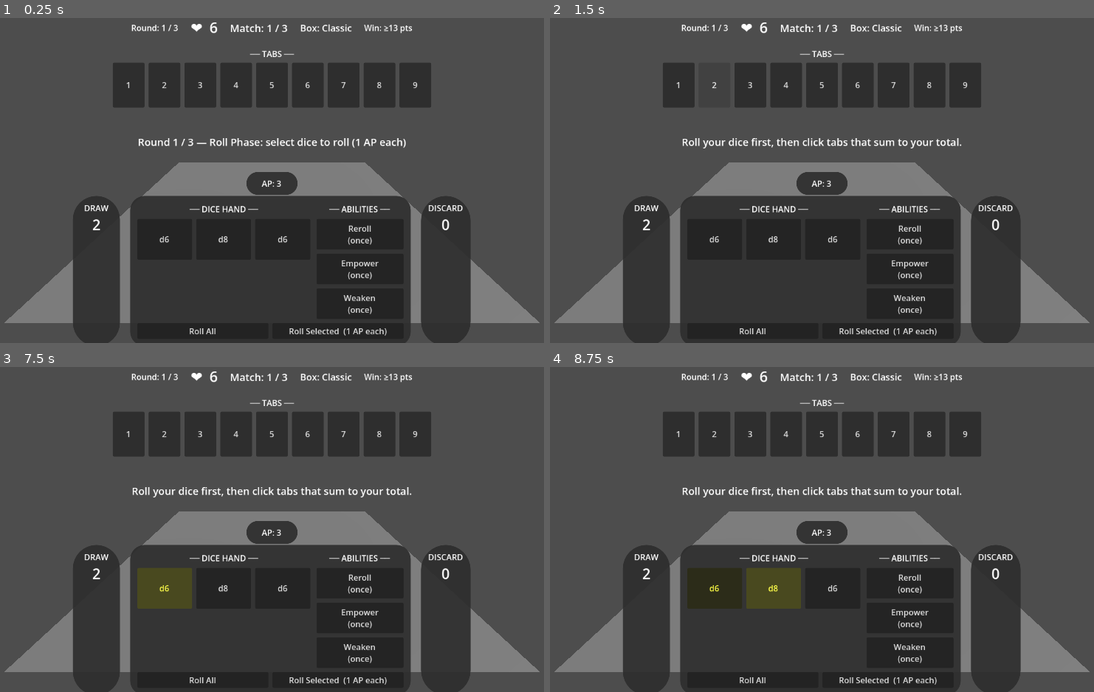
Above: before the commit, frames 1-4 (two rows, left to right).
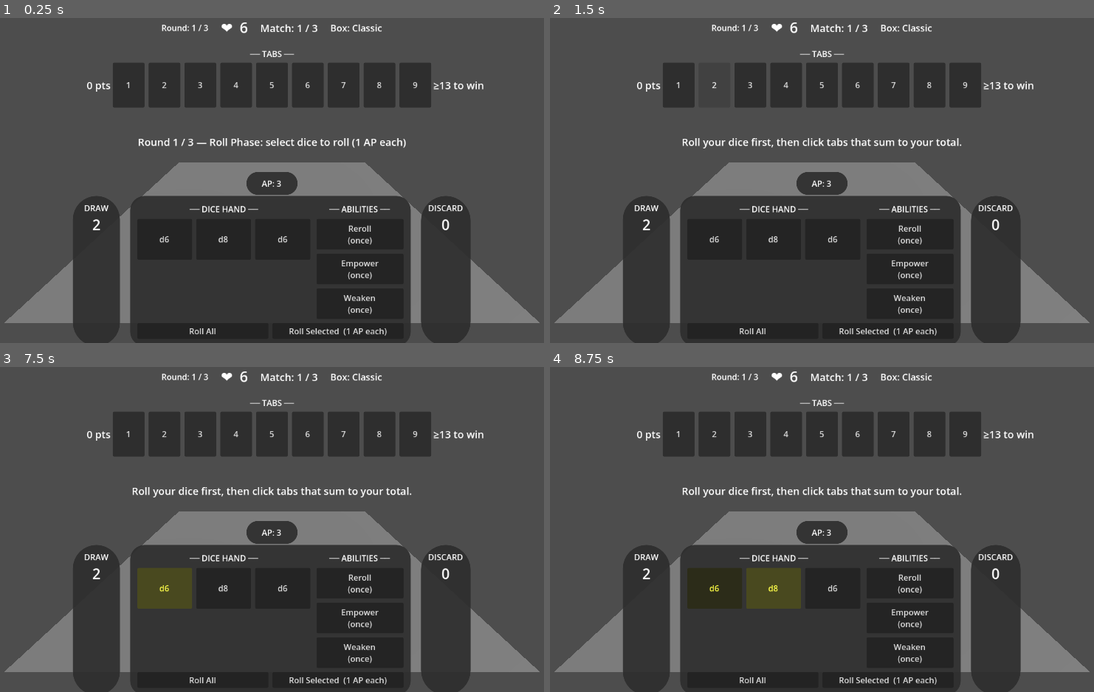
Above: after the commit, the same moments.

Repository: caleb-the-dev/SealTheBox
Game: Godot game, scene res://scenes/match/match.tscn
Two runs of this game, one before a commit and one after it. Both use one fixed random seed, a clock stepped at 60 frames per second and the inputs below.
Inputs:
- Up to frame 1 (0.25 s): no input
- Up to frame 2 (1.5 s): click "1" at 0.5 s; click "2" at 1.25 s
- Up to frame 3 (7.5 s): click "3" at 2 s; click "4" at 2.75 s; click "5" at 3.5 s; click "6" at 4.25 s; click "7" at 5 s; click "8" at 5.75 s; click "9" at 6.5 s; click "d6" at 7.25 s
- Up to frame 4 (8.75 s): click "d8" at 8 s

The runs differ from the first frame. In frame 1, 0.8% of the frame differs, in the area x 16-89%, y 1-23%; in frame 2, 0.8%; in frame 3, 0.8%; in frame 4, 0.8%.

Commit message:
feat: move win threshold next to tabs, add sealed-sum counter
Sealed point total ("X pts") flanks the tab buttons on the left;
win threshold ("≥N to win") flanks on the right. Both update live
as tabs are sealed. Removed threshold from top bar.

Co-Authored-By: Claude Sonnet 4.6 <noreply@anthropic.com>

Diff:
--- a/seal-the-box/scripts/match/match.gd
+++ b/seal-the-box/scripts/match/match.gd
@@ -26,6 +26,7 @@
 var _match_label: Label
 var _box_label: Label
 var _threshold_label: Label
+var _sealed_total_label: Label
 var _tab_row: HBoxContainer
 var _reward_overlay: Control
 var _reward_title_label: Label
@@ -122,10 +123,6 @@
 	_box_label.add_theme_font_size_override("font_size", 18)
 	top_bar.add_child(_box_label)
 
-	_threshold_label = Label.new()
-	_threshold_label.add_theme_font_size_override("font_size", 16)
-	top_bar.add_child(_threshold_label)
-
 	# ── Tabs — full width, below top bar ───────────────────────────────────
 	var tabs_vbox = VBoxContainer.new()
 	tabs_vbox.anchor_left = 0.0
@@ -142,10 +139,30 @@
 	tabs_lbl.horizontal_alignment = HORIZONTAL_ALIGNMENT_CENTER
 	tabs_vbox.add_child(tabs_lbl)
 
+	var tab_area = HBoxContainer.new()
+	tab_area.size_flags_horizontal = Control.SIZE_EXPAND_FILL
+	tab_area.alignment = BoxContainer.ALIGNMENT_CENTER
+	tabs_vbox.add_child(tab_area)
+
+	_sealed_total_label = Label.new()
+	_sealed_total_label.add_theme_font_size_override("font_size", 20)
+	_sealed_total_label.custom_minimum_size = Vector2(110, 0)
+	_sealed_total_label.horizontal_alignment = HORIZONTAL_ALIGNMENT_RIGHT
+	_sealed_total_label.vertical_alignment = VERTICAL_ALIGNMENT_CENTER
+	tab_area.add_child(_sealed_total_label)
+
 	_tab_row = HBoxContainer.new()
 	_tab_row.alignment = BoxContainer.ALIGNMENT_CENTER
 	_tab_row.add_theme_constant_override("separation", 8)
-	tabs_vbox.add_child(_tab_row)
+	_tab_row.size_flags_horizontal = Control.SIZE_SHRINK_CENTER
+	tab_area.add_child(_tab_row)
+
+	_threshold_label = Label.new()
+	_threshold_label.add_theme_font_size_override("font_size", 20)
+	_threshold_label.custom_minimum_size = Vector2(110, 0)
+	_threshold_label.horizontal_alignment = HORIZONTAL_ALIGNMENT_LEFT
+	_threshold_label.vertical_alignment = VERTICAL_ALIGNMENT_CENTER
+	tab_area.add_child(_threshold_label)
 
 	# ── Status / rolled total ───────────────────────────────────────────────
 	_status_label = Label.new()
@@ -651,9 +668,15 @@
 	_match_label.text = "Match: %d / %d" % [_run_manager.match_number, RunManager.RUN_LENGTH]
 	if GameState.current_box:
 		_box_label.text = "Box: %s" % GameState.current_box.name
-		_threshold_label.text = "Win: ≥%d pts" % GameState.win_threshold
+		var remaining_sum := 0
+		for t in GameState.tabs:
+			remaining_sum += t
+		var sealed_sum := GameState.current_box.tab_sum() - remaining_sum
+		_sealed_total_label.text = "%d pts" % sealed_sum
+		_threshold_label.text = "≥%d to win" % GameState.win_threshold
 	else:
 		_box_label.text = ""
+		_sealed_total_label.text = ""
 		_threshold_label.text = ""
 	_draw_label.text = str(_round_manager.get_draw_count())
 	_discard_label.text = str(_round_manager.get_discard_count())
